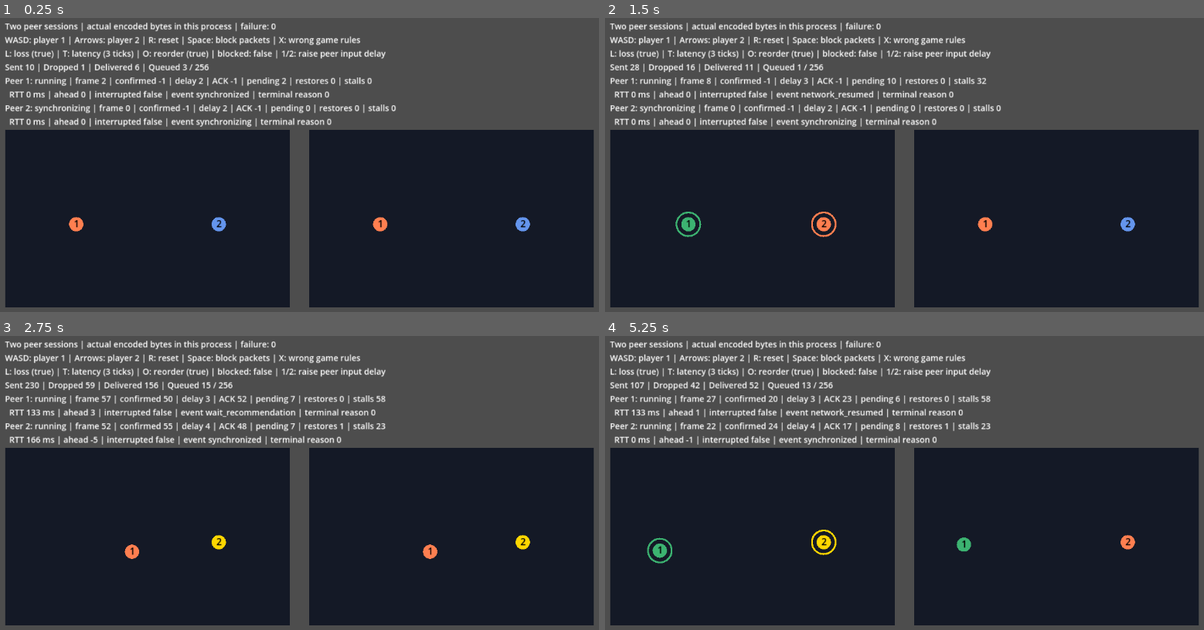
Above: before the commit, frames 1-4 (two rows, left to right).
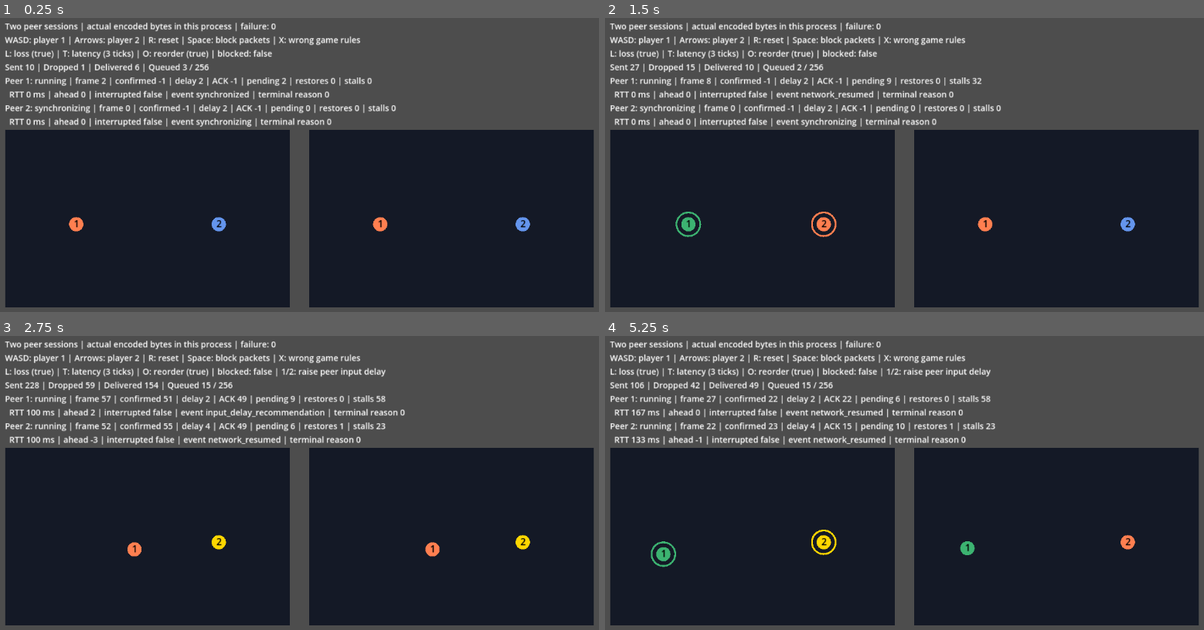
Above: after the commit, the same moments.

Repository: Ambiguous-Interactive/fortress-rollback-godot
Game: Godot game, scene res://examples/peer/peer.tscn
The game is run twice, just before and just after one commit, with the same random seed, the same clock (stepped at 60 frames per second) and the same inputs. The project has no main scene, so this scene is started directly.
Inputs:
- Up to frame 1 (0.25 s): no input
- Up to frame 2 (1.5 s): tap Enter at 0.5 s; hold D 0.53-1.28 s; tap R at 0.6 s; tap Space at 0.77, 1.07 s; tap 1 at 0.8, 1.35 s; hold S from 1.28 s (still down)
- Up to frame 3 (2.75 s): tap Space at 1.52, 1.82 s; tap 2 at 1.55, 2.1 s; release S at 2.03 s; hold D from 2.03 s (still down); tap E at 2.3 s
- Up to frame 4 (5.25 s): release D at 2.78 s; hold W 2.78-3.53 s; tap E at 2.85 s; tap Space at 3.02, 3.32, 3.77, 4.07, 4.52, 4.82 s; tap R at 3.05, 3.6 s; hold A 3.53-5.03 s; tap 1 at 3.8, 4.35 s; tap 2 at 4.55, 5.1 s; hold S from 5.03 s (still down)

The runs differ from the first frame. In frame 1, 0.2% of the frame differs, in the area x 46-65%, y 10-14%; in frame 2, 0.5%; in frame 3, 1.1%; in frame 4, 1.5%, in the area x 4-66%, y 15-79%.

Commit message:
Keep delay controls tied to active gameplay (#275)
DISCLOSURE: LLM-GENERATED TEXT

**Why:** Delay shortcuts outlive matches, and recovery needs stronger
final-state evidence.

**What:**

- Gate example delay prompts and keys on active gameplay.
- Verify production room replacement clears old delay recommendations.
- Verify final replay states after asymmetric prediction stalls.
- Compare three-player recovery across queue wrap against pinned source.

Fixes #274
Fixes #277
Advances #256, #61 and #59.

Diff:
--- a/examples/online/online.gd
+++ b/examples/online/online.gd
@@ -79,6 +79,8 @@
 
 
 func _unhandled_key_input(event: InputEvent) -> void:
+	if not _can_change_delay():
+		return
 	if event is InputEventKey and event.pressed and not event.echo and event.keycode in [KEY_EQUAL, KEY_KP_ADD]:
 		var code: int = controller.game_match.raise_input_delay()
 		controller.message = "Input delay raised." if code == Lobby.Match.Types.Code.OK else "Input delay unchanged (code %d)." % code
@@ -89,6 +91,19 @@
 			controller.message = "No suggested delay to apply."
 		else:
 			controller.message = "Suggested input delay applied." if code == Lobby.Match.Types.Code.OK else "Input delay unchanged (code %d)." % code
+
+
+func _can_change_delay() -> bool:
+	var game: Lobby.Match = controller.game_match
+	return (
+		controller.state == "playing"
+		and game.has_started
+		and game.failure.is_empty()
+		and not game.replay_finishing
+		and game.local_slot >= 0
+		and game.peer.network_status().state == "running"
+		and game.peer.status().lifecycle == Lobby.Match.Types.Lifecycle.RUNNING
+	)
 
 
 func _exit_tree() -> void:
@@ -167,9 +182,7 @@
 func _update_status() -> void:
 	var connected: bool = controller.client != null
 	var game: Lobby.Match = controller.game_match
-	var can_finish_replay: bool = (
-		controller.state == "playing" and game.record_replay and not game.replay_finishing and game.has_started and game.failure.is_empty()
-	)
+	var can_finish_replay: bool = controller.state == "playing" and game.record_replay and not game.replay_finishing and game.has_started and game.failure.is_empty()
 	watch_button.disabled = connected
 	inspect_button.disabled = connected
 	create_button.disabled = connected
@@ -194,11 +207,19 @@
 	if game.local_slot >= 0:
 		var state: Lobby.Match.Types.Status = game.peer.status()
 		_status.text += (
-			"\nYou: player %d | frame %d | confirmed %d | delay %d (= raises) | stalls %d | event %s"
-			% [game.local_slot + 1, state.current_frame, state.confirmed_frame, game.peer.input_delay(game.local_slot), game.stalls, game.latest_event]
+			"\nYou: player %d | frame %d | confirmed %d | delay %d%s | stalls %d | event %s"
+			% [
+				game.local_slot + 1,
+				state.current_frame,
+				state.confirmed_frame,
+				game.peer.input_delay(game.local_slot),
+				" (= raises)" if _can_change_delay() else "",
+				game.stalls,
+				game.latest_event
+			]
 		)
 		if game.suggested_delay >= 0:
-			_status.text += "\nSuggested delay for this connection: %d (R applies)" % game.suggested_delay
+			_status.text += "\nSuggested delay for this connection: %d%s" % [game.suggested_delay, " (R applies)" if _can_change_delay() else ""]
 		var recording: Lobby.Match.Types.RecordingStatus = game.peer.recording_status()
 		if recording.capacity_frames > 0:
 			_status.text += "\nReplay: %d/%d frames recorded | %d pending" % [recording.finalized_frames, recording.capacity_frames, recording.pending_frames]
--- a/examples/peer/peer.gd
+++ b/examples/peer/peer.gd
@@ -48,10 +48,21 @@
 		KEY_X:
 			_match.inject_desync()
 		KEY_1, KEY_2:
+			if not _can_change_delay():
+				return
 			var player: int = 0 if event.keycode == KEY_1 else 1
 			var code: int = _match.raise_input_delay(player)
 			_delay_result = "" if code == Peer.Types.Code.OK else " | peer %d delay unchanged (code %d)" % [player + 1, code]
 	_update_label()
+
+
+func _can_change_delay() -> bool:
+	if _match.failure != Match.I.Code.OK or _match.sessions.size() != 2:
+		return false
+	for session: Peer in _match.sessions:
+		if session.network_status().state != "running" or session.status().lifecycle != Peer.Types.Lifecycle.RUNNING:
+			return false
+	return true
 
 
 func _buttons(left: Key, right: Key, up: Key, down: Key) -> int:
@@ -62,9 +73,10 @@
 func _update_label() -> void:
 	_label.text = ("Two peer sessions | actual encoded bytes in this process | failure: %d\n"
 		+ "WASD: player 1 | Arrows: player 2 | R: reset | Space: block packets | X: wrong game rules\n"
-		+ "L: loss (%s) | T: latency (%d ticks) | O: reorder (%s) | blocked: %s | 1/2: raise peer input delay%s\n"
+		+ "L: loss (%s) | T: latency (%d ticks) | O: reorder (%s) | blocked: %s%s%s\n"
 		+ "Sent %d | Dropped %d | Delivered %d | Queued %d / 256") % [
-		_match.failure, str(_match.drop_every > 0), _match.latency_ticks, str(_match.reorder), str(_match.is_partitioned), _delay_result,
+		_match.failure, str(_match.drop_every > 0), _match.latency_ticks, str(_match.reorder), str(_match.is_partitioned),
+		" | 1/2: raise peer input delay" if _can_change_delay() else "", _delay_result,
 		_match.sent, _match.dropped, _match.delivered, _match.queued_packets()]
 	for player: int in range(_match.sessions.size()):
 		var session: Peer = _match.sessions[player]
--- a/tests/oracle/replay_remote_trace.gd
+++ b/tests/oracle/replay_remote_trace.gd
@@ -10,6 +10,8 @@
 			not in [
 				"--remote-recording-pressure",
 				"--remote-recording-pressure-neutral",
+				"--remote-recording-pressure-terminal",
+				"--remote-recording-pressure-terminal-neutral",
 				"--remote-recording-pressure-withhold",
 				"--remote-recording-asymmetric",
 				"--remote-recording-asymmetric-terminal",
--- a/tests/unit/test_online_example.gd
+++ b/tests/unit/test_online_example.gd
@@ -94,11 +94,13 @@
 
 func cases() -> PackedStringArray:
 	return PackedStringArray(["identity", "optional_scene", "live_driver", "retained_batch", "idle_batch", "terminal_callbacks", "handshake_timeout",
-		"observer_history", "viewer_lifetime", "scheduling_gaps"])
+		"observer_history", "viewer_lifetime", "scheduling_gaps", "delay_actions"])
 
 
 func run_case(name: String, context: RefCounted) -> void:
 	match name:
+		"delay_actions":
+			_delay_actions(context)
 		"viewer_lifetime":
 			_viewer_lifetime(context)
 		"observer_history":
@@ -541,3 +543,114 @@
 		game_match.detach()
 		recorded.mesh.free()
 		recorded.client.free()
+
+
+# Value: protects=delay prompts and keys share live readiness; fails_when=retained observations enable stale actions;
+# why_new=live_driver checks match operations without scene feedback; seam=actual scene handlers and packet fixtures
+func _delay_actions(context: RefCounted) -> void:
+	for phase: String in ["live", "leave", "transport_failure", "match_failure", "finishing", "fresh_room", "stale_suggestion"]:
+		var fixtures: Array[Dictionary] = [_fixture(context, U), _fixture(context, V)]
+		for round_index: int in 100:
+			for fixture: Dictionary in fixtures:
+				fixture.driver.tick(round_index * 16667, 0)
+			_deliver(fixtures)
+		var node: Node = Scene.instantiate()
+		node.call("_ready")
+		var lobby: Lobby = node.controller
+		var game_match: Match = fixtures[0].driver
+		lobby.game_match = game_match
+		lobby.state = "playing"
+		lobby.message = "Keep the connection message."
+		game_match.suggested_delay = 4
+		game_match.suggested_frame = game_match.peer.status().current_frame
+		context.equal(game_match.peer.network_status().state, "running", "delay control has actual synchronized peers")
+		match phase:
+			"leave":
+				node.call("_leave")
+			"transport_failure":
+				lobby._on_protocol_error("connection lost")
+			"match_failure":
+				game_match.failure = "Transport stopped. Leave and create a new room."
+				lobby.message = game_match.failure
+			"finishing":
+				game_match.record_replay = true
+				context.equal(game_match.finish_replay(), Types.Code.OK, "actual finish stops new gameplay")
+			"fresh_room":
+				node.call("_leave")
+				_fresh_room(context, node, game_match)
+			"stale_suggestion":
+				game_match.suggested_delay = 2
+				game_match.tick(100 * 16667, 0)
+		var actionable: bool = phase in ["live", "stale_suggestion"]
+		node.call("_update_status")
+		context.equal(node._status.text.contains("= raises"), actionable, phase + " manual prompt readiness")
+		context.equal(node._status.text.contains("R applies"), phase == "live", phase + " suggestion prompt readiness")
+		if phase != "fresh_room":
+			context.equal(node._status.text.contains("You: player"), true, phase + " retained observations remain visible")
+		var old_message: String = lobby.message
+		var old_delay: int = game_match.peer.input_delay(game_match.local_slot)
+		for key: Key in [KEY_R, KEY_EQUAL, KEY_KP_ADD]:
+			var event: InputEventKey = InputEventKey.new()
+			event.keycode = key
+			event.pressed = true
+			node.call("_unhandled_key_input", event)
+			if not actionable:
+				context.equal(lobby.message, old_message, phase + " rejected key preserves recovery message")
+		if phase == "live":
+			context.equal(game_match.peer.input_delay(game_match.local_slot), 6, "live suggestion and both raise keys work")
+		elif phase == "stale_suggestion":
+			context.equal(game_match.peer.input_delay(game_match.local_slot), old_delay + 2, "stale suggestion does not block manual raise")
+		else:
+			context.equal(game_match.peer.input_delay(game_match.local_slot), old_delay, phase + " stale keys preserve delay")
+		node.free()
+		lobby.disconnect_room()
+		for fixture: Dictionary in fixtures:
+			fixture.driver.detach()
+			fixture.mesh.free()
+			fixture.client.free()
+
+
+# SDK resource doubles exercise the real Create/Join boundary without installing the optional SDK.
+func _fresh_room(context: RefCounted, node: Node, previous: Match) -> void:
+	var client: String = "extends Node\n"
+	for signal_name: String in ["protocol_info", "room_joined", "lobby_state_changed", "protocol_error", "connection_failed", "authentication_error",
+		"room_join_failed", "server_error", "reconnection_failed", "disconnected", "going_away", "room_left", "reconnected"]:
+		client += "signal " + signal_name + "\n"
+	client += "func set_auto_reconnect(_enabled: bool) -> void: pass\nfunc configure(_config: Object) -> Error: return OK\n"
+	client += "func connect_to_server() -> Error: return OK\nfunc close(_code: int, _reason: String) -> Error: return OK\n"
+	client += "func get_room_code() -> String: return \"\"\nfunc get_players() -> Array: return []\n"
+	var config: String = "extends RefCounted\n"
+	for property: String in ["app_id: String", "endpoint_url: String", "protocol_version: int", "supported_transports: PackedStringArray",
+		"supported_topologies: PackedStringArray", "game_data_format: String", "decode_msgpack_payloads: bool", "auto_poll: bool"]:
+		config += "var " + property + "\n"
+	var sources: Array[String] = [client, config, "extends Node\nvar multiplayer_peer_factory: Callable\nvar peer_connection_factory: Callable\n"]
+	var paths: Array[String] = [Lobby.SDK_PATH, Lobby.CONFIG_PATH, Lobby.MESH_PATH]
+	var originals: Array[Resource] = []
+	var doubles: Array[GDScript] = []
+	for index: int in paths.size():
+		originals.append(load(paths[index]) if ResourceLoader.exists(paths[index]) else null)
+		var script: GDScript = GDScript.new()
+		script.source_code = sources[index]
+		context.equal(script.reload(), OK, "SDK resource double compiles")
+		script.take_over_path(paths[index])
+		doubles.append(script)
+	for join_room: bool in [false, true]:
+		node.endpoint.text = "ws://fixture"
+		node.player_name.text = "Player"
+		node.room_code.text = "ROOM01" if join_room else ""
+		var old_match: Match = node.controller.game_match
+		old_match.suggested_delay = 5
+		var button: Button = node.join_button if join_room else node.create_button
+		button.pressed.emit()
+		var replacement: Match = node.controller.game_match
+		context.equal(node.controller.state, "connecting", "production room connection starts")
+		context.equal(replacement != old_match and replacement != previous, true, "production room connection replaces the match")
+		context.equal(replacement.suggested_delay, -1, "production replacement discards stale recommendation")
+		context.equal(replacement.local_slot, -1, "new room has no seated player before startup")
+		context.equal(node._status.text.contains("= raises") or node._status.text.contains("R applies"), false, "fresh room has no delay actions")
+		if not join_room:
+			node.call("_leave")
+	for index: int in paths.size():
+		doubles[index].take_over_path("")
+		if originals[index] != null:
+			originals[index].take_over_path(paths[index])
--- a/tests/unit/test_peer_example.gd
+++ b/tests/unit/test_peer_example.gd
@@ -26,11 +26,13 @@
 
 
 func cases() -> PackedStringArray:
-	return PackedStringArray(["recovery", "sustained_faults", "reset", "scene"])
+	return PackedStringArray(["recovery", "sustained_faults", "reset", "scene", "scene_delay_actions"])
 
 
 func run_case(name: String, context: RefCounted) -> void:
 	match name:
+		"scene_delay_actions":
+			_scene_delay_actions(context)
 		"recovery":
 			_recovery(context)
 		"sustained_faults":
@@ -205,3 +207,42 @@
 		driver.step(frame, inputs)
 		result.append(simulation.canonical_bytes())
 	return result
+
+
+# Value: protects=peer scene delay prompts and keys after termination; fails_when=historical sessions advertise live actions;
+# why_new=match tests do not inspect scene text or handlers; seam=actual scene and peer lifetime
+func _scene_delay_actions(context: RefCounted) -> void:
+	var scene: PackedScene = load("res://examples/peer/peer.tscn")
+	var node: Node = scene.instantiate()
+	node.call("_ready")
+	var game: Match = node._match
+	for phase: String in ["starting", "live", "stopped", "reset", "recovered", "match_failure"]:
+		if phase in ["live", "recovered"]:
+			for tick: int in 50:
+				game.tick(PackedInt32Array([0, 0]))
+		elif phase == "stopped":
+			context.equal(game.sessions[0].close(game.now_us), Types.Code.OK, "actual local peer closure")
+		elif phase == "reset":
+			var reset: InputEventKey = InputEventKey.new()
+			reset.pressed = true
+			reset.keycode = KEY_R
+			node.call("_unhandled_key_input", reset)
+		elif phase == "match_failure":
+			game.tick(PackedInt32Array([16, 0]))
+			context.equal(game.failure, I.Code.INVALID_ARGUMENT, "actual example input failure")
+			node._delay_result = " | Preserve previous feedback."
+		var actionable: bool = phase in ["live", "recovered"]
+		node.call("_update_label")
+		context.equal(node._label.text.contains("raise peer input delay"), actionable, phase + " peer delay prompt readiness")
+		var before: PackedInt32Array = PackedInt32Array([game.sessions[0].input_delay(0), game.sessions[1].input_delay(1)])
+		var feedback: String = node._delay_result
+		for key: Key in [KEY_1, KEY_2]:
+			var event: InputEventKey = InputEventKey.new()
+			event.keycode = key
+			event.pressed = true
+			node.call("_unhandled_key_input", event)
+		var after: PackedInt32Array = PackedInt32Array([game.sessions[0].input_delay(0), game.sessions[1].input_delay(1)])
+		context.equal(after, PackedInt32Array([before[0] + 1, before[1] + 1]) if actionable else before, phase + " peer delay keys readiness")
+		if not actionable:
+			context.equal(node._delay_result, feedback, phase + " unavailable keys preserve feedback")
+	node.free()
Not shown, added: .llm/retrospectives/2026-10-31-gameplay-progress.md
Not shown, changed: .llm/skills/testing/references/infrastructure.md
Not shown, changed: CHANGELOG.md
Not shown, changed: PLAN.md
Not shown, changed: docs/online-example.md
Not shown, changed: docs/oracle-p2p.md
Not shown, changed: docs/oracle-replay.md
Not shown, changed: docs/peer-example.md
Not shown, changed: scripts/oracle/p2p_launch.py
Not shown, added: scripts/oracle/p2p_recovery.py
Not shown, changed: scripts/oracle/replay_asymmetric.py
Not shown, changed: scripts/oracle/replay_corruption.py
(and 1 more such lines)
